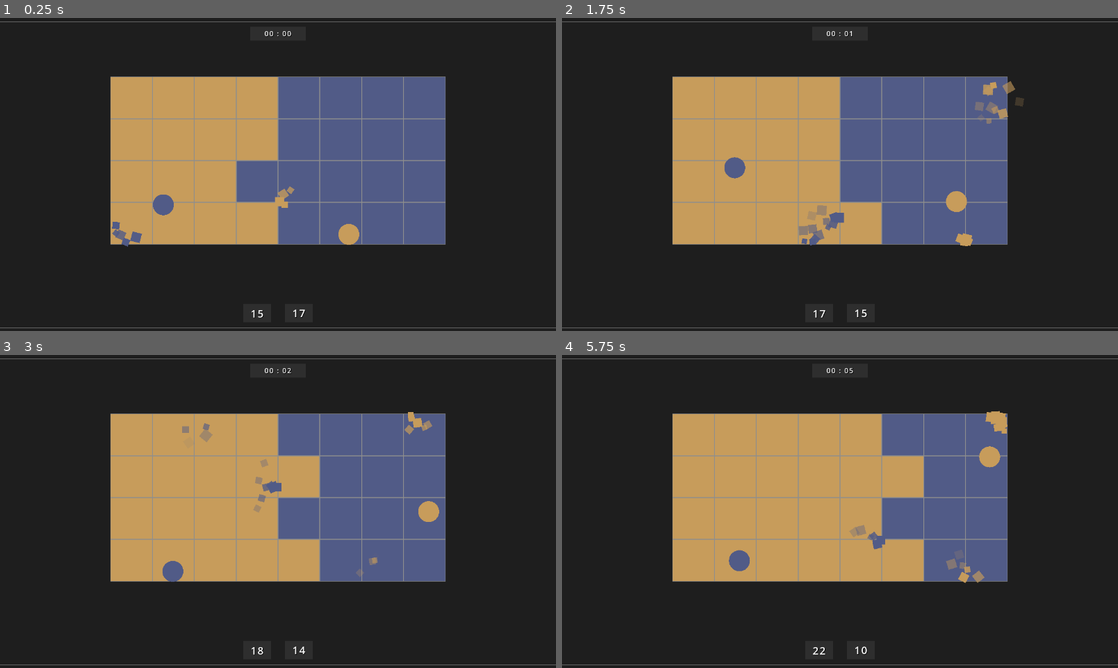
Above: before the commit, frames 1-4 (two rows, left to right).
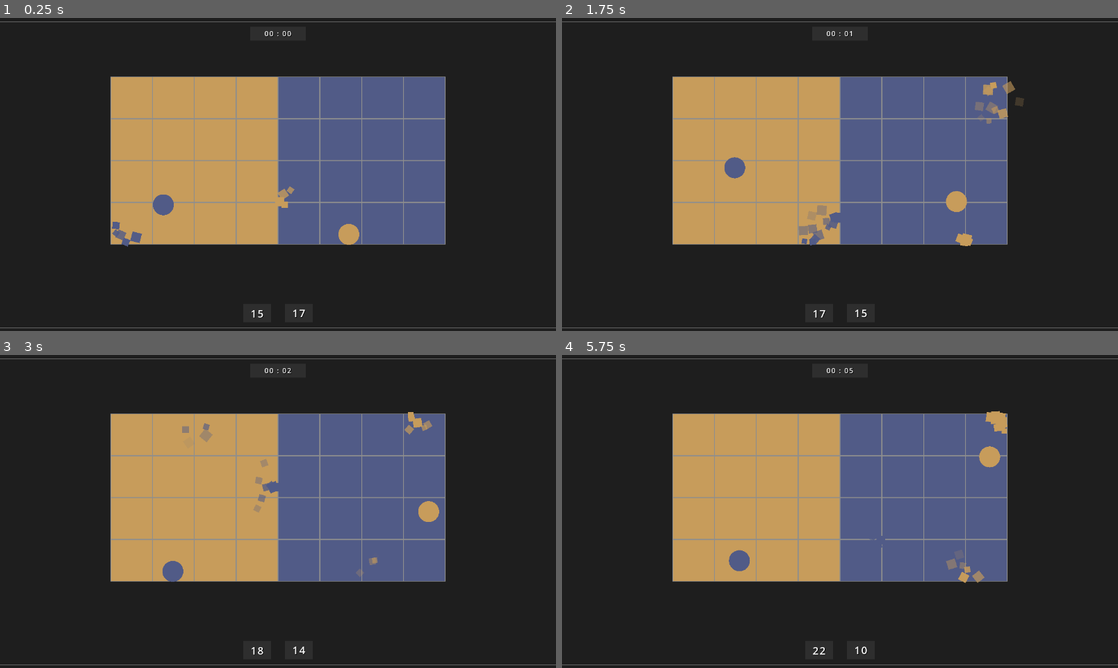
Above: after the commit, the same moments.

Repository: LiteFeather1/night-day-pong
Game: Godot game, scene res://scenes/main.tscn
Same seed, same stepped clock (60 frames per second), same inputs: the game is played once before the commit and once after it.
Inputs:
- Up to frame 1 (0.25 s): no input
- Up to frame 2 (1.75 s): no input
- Up to frame 3 (3 s): no input
- Up to frame 4 (5.75 s): no input

The runs differ from the first frame. In frame 1, 1.1% of the frame differs, in the area x 19-81%, y 18-73%; in frame 2, 1.1%; in frame 3, 2.1%; in frame 4, 6.0%.

Commit message:
start of drawing the block board

Diff:
--- a/scenes/block.tscn
+++ b/scenes/block.tscn
@@ -18,10 +18,12 @@
 shape = SubResource("RectangleShape2D_q7s7o")
 
 [node name="sprite_line" type="Sprite2D" parent="."]
+visible = false
 light_mask = 5
 texture = ExtResource("2_hd17b")
 
 [node name="sprite_block" type="Sprite2D" parent="."]
+visible = false
 modulate = Color(0.0392157, 0.0392157, 0.0392157, 1)
 light_mask = 5
 scale = Vector2(0.98, 0.98)
--- /dev/null
+++ b/scenes/block_drawer.gd
@@ -0,0 +1,31 @@
+class_name BlockDrawer
+extends Node2D
+
+@export var main: Main
+
+@export_range(0.0, 1.0) var stroke: float = .95
+
+func _draw() -> void:
+	var length = main.all_blocks.size()
+	var size = main.BLOCK_SIZE * main.block_scale
+	var block_scale = size * stroke
+	var offset = block_scale * .5
+	var block_size = Vector2(block_scale, block_scale)
+	if main.scale_position:
+		var s = Vector2(main.collums * size * 2, main.rows * size)
+		draw_rect(Rect2(Vector2.ZERO, s), main.line_colour)
+
+		for i in length:
+			for block in main.all_blocks[i]:
+				var p = Vector2(block.position.x - offset, block.position.y - offset)
+				draw_rect(Rect2(p, block_size), main.colours[length - i -1])
+	else:
+		var stroke_size = Vector2(size, size)
+		var stroke_offset = size * .5
+		for i in length:
+			for block in main.all_blocks[i]:
+				var stroke_p = Vector2(block.position.x - stroke_offset, block.position.y - stroke_offset)
+				draw_rect(Rect2(stroke_p, stroke_size), main.line_colour)
+
+				var p = Vector2(block.position.x - offset, block.position.y - offset)
+				draw_rect(Rect2(p, block_size), main.colours[length - i -1])
--- a/scenes/main.gd
+++ b/scenes/main.gd
@@ -1,3 +1,4 @@
+class_name Main
 extends Node2D
 
 @onready var root: Window = get_tree().get_root()
--- a/scenes/main.tscn
+++ b/scenes/main.tscn
@@ -1,8 +1,9 @@
-[gd_scene load_steps=8 format=3 uid="uid://dlcorhedtop3s"]
+[gd_scene load_steps=9 format=3 uid="uid://dlcorhedtop3s"]
 
 [ext_resource type="Script" path="res://scenes/main.gd" id="1_w6ri1"]
 [ext_resource type="Gradient" uid="uid://cdewtxtnf6wbp" path="res://resources/gradient_ball_trail.tres" id="2_pmfab"]
 [ext_resource type="PackedScene" uid="uid://de101w5xkkdj8" path="res://scenes/main_ui.tscn" id="3_3thpt"]
+[ext_resource type="Script" path="res://scenes/block_drawer.gd" id="3_m2v8j"]
 
 [sub_resource type="SegmentShape2D" id="SegmentShape2D_b1hlo"]
 
@@ -22,6 +23,13 @@
 rows = 4
 colours = Array[Color]([Color(0.317647, 0.356863, 0.529412, 1), Color(0.780392, 0.611765, 0.356863, 1)])
 gradient_ball_trail = ExtResource("2_pmfab")
+scale_position = false
+
+[node name="block_drawer" type="Node2D" parent="." node_paths=PackedStringArray("main")]
+z_index = -100
+script = ExtResource("3_m2v8j")
+main = NodePath("..")
+stroke = 0.975
 
 [node name="MainUI" parent="." instance=ExtResource("3_3thpt")]
 
